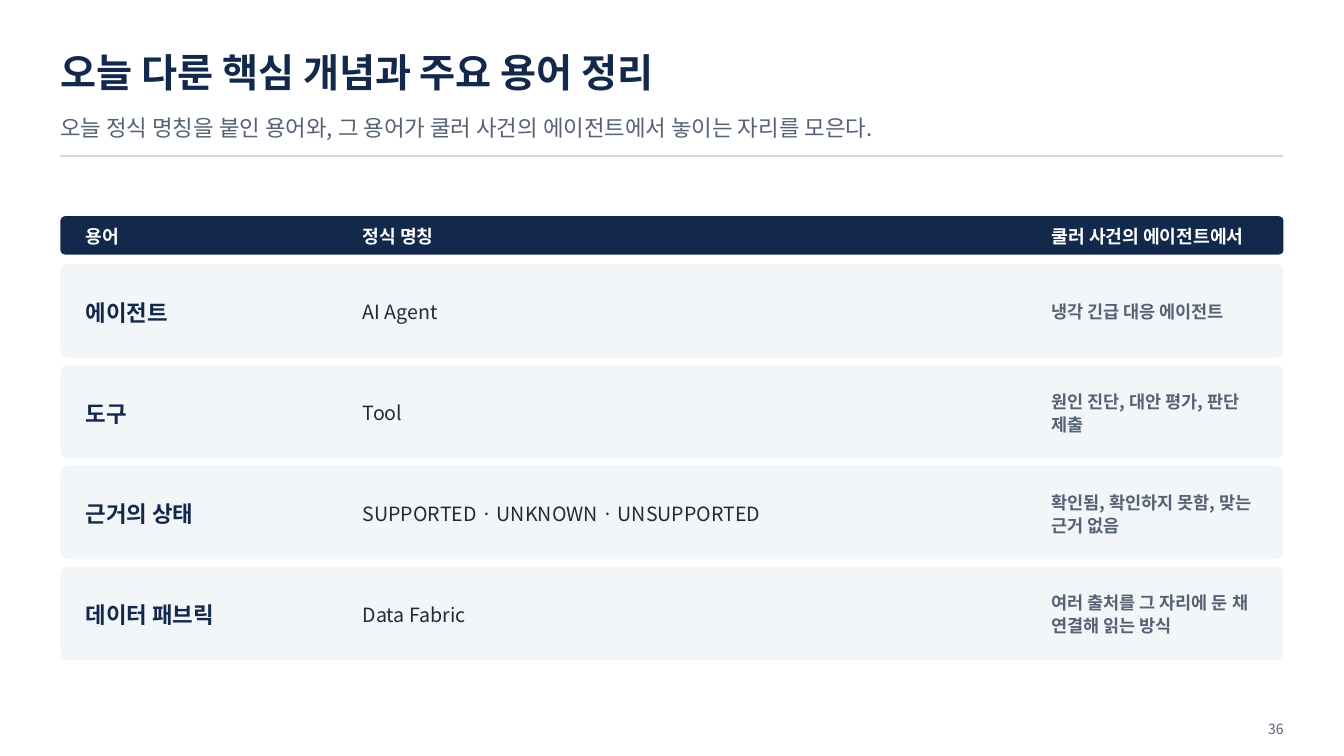
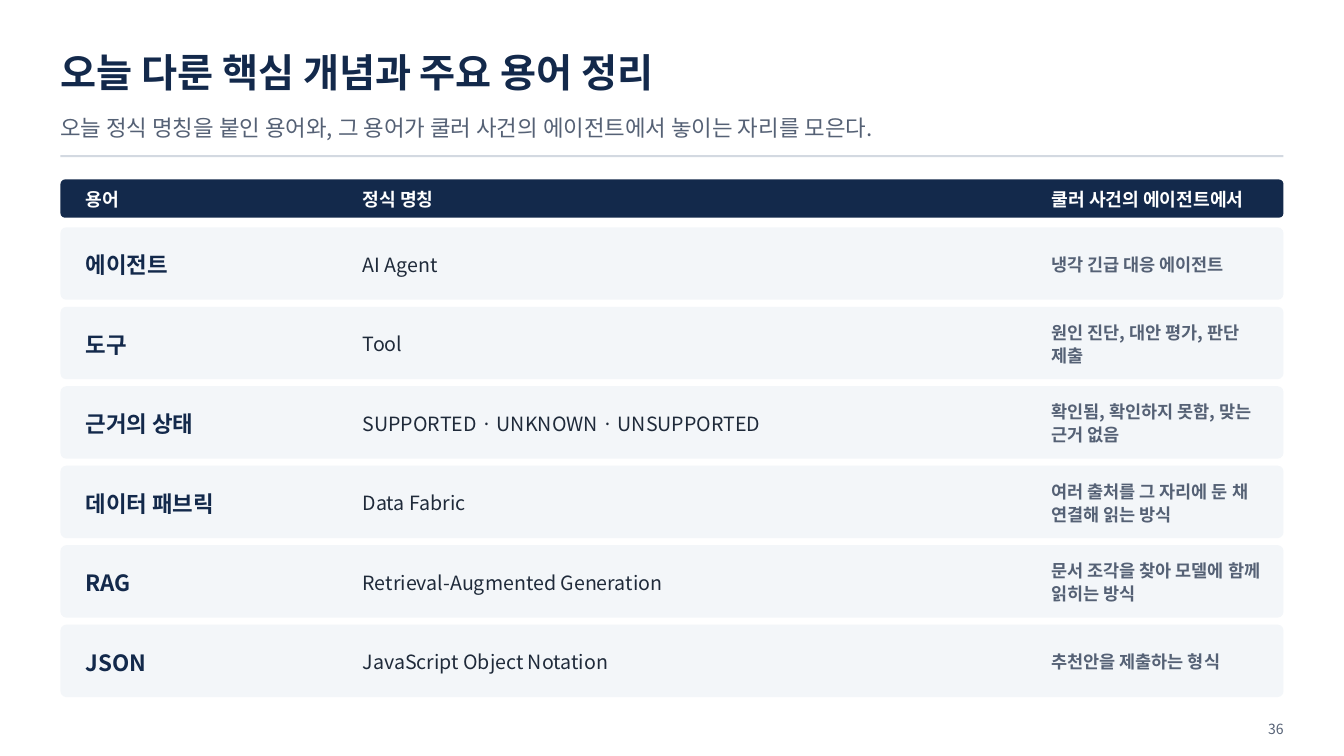
Before and after one commit to uengine-oss/hyd-iot-edu, a slide deck: slide 36 of docs/교재/실전반_오프라인/04회차/실전반_오프라인_04회차.pptx. Drawn at 1344x756 pixels with LibreOffice and Linux fonts; fonts in the diff are those of the drawing. Boxes give left, top, right and bottom in pixels: in the first picture for what was removed or moved away, otherwise in the second. Text is boxed around its words. In the diff, an @@ line names an element or a change of style, - is before the commit and + after.

```diff
--- a/docs/교재/실전반_오프라인/04회차/실전반_오프라인_04회차.pptx
+++ b/docs/교재/실전반_오프라인/04회차/실전반_오프라인_04회차.pptx
@@ 3 texts, 1 rounded rectangle: place and size @@
-3 texts, 1 rounded rectangle at (60,216,1284,254)
+3 texts, 1 rounded rectangle at (60,179,1284,218)
@@ rounded rectangle: place and size @@
-rounded rectangle at (60,264,1284,358)
+rounded rectangle at (60,227,1284,299)
@@ text "에이전트": place and size @@
-text "에이전트" at (86,302,168,323)
+text "에이전트" at (86,254,168,275)
@@ text "AI Agent": place and size @@
-text "AI Agent" at (363,304,438,324)
+text "AI Agent" at (363,257,438,277)
@@ text "냉각 긴급 대응 에이전트": place and size @@
-text "냉각 긴급 대응 에이전트" at (1051,303,1224,320)
+text "냉각 긴급 대응 에이전트" at (1051,256,1224,273)
@@ rounded rectangle: place and size @@
-rounded rectangle at (60,365,1284,459)
+rounded rectangle at (60,307,1284,379)
@@ text "도구": place and size @@
-text "도구" at (86,404,127,424)
+text "도구" at (86,335,127,355)
@@ text "Tool": place and size @@
-text "Tool" at (363,404,403,421)
+text "Tool" at (363,335,403,352)
@@ text "원인 진단, 대안 평가, 판단 ...": place and size @@
-text "원인 진단, 대안 평가, 판단 ..." at (1051,393,1239,433)
+text "원인 진단, 대안 평가, 판단 ..." at (1051,324,1239,364)
@@ rounded rectangle: place and size @@
-rounded rectangle at (60,466,1284,560)
+rounded rectangle at (60,386,1284,459)
@@ text "근거의 상태": place and size @@
-text "근거의 상태" at (86,503,193,524)
+text "근거의 상태" at (86,413,193,434)
@@ text "SUPPORTED · UNKNOWN · UNSUPPORTED": place and size @@
-text "SUPPORTED · UNKNOWN · UNSUPPORTED" at (363,506,761,522)
+text "SUPPORTED · UNKNOWN · UNSUPPORTED" at (363,416,761,432)
@@ text "확인됨, 확인하지 못함, 맞는 근거 ...": place and size @@
-text "확인됨, 확인하지 못함, 맞는 근거 ..." at (1051,494,1251,534)
+text "확인됨, 확인하지 못함, 맞는 근거 ..." at (1051,403,1251,443)
@@ rounded rectangle: place and size @@
-rounded rectangle at (60,567,1284,660)
+rounded rectangle at (60,466,1284,538)
@@ text "데이터 패브릭": place and size @@
-text "데이터 패브릭" at (86,604,214,625)
+text "데이터 패브릭" at (86,493,214,514)
@@ text "Data Fabric": place and size @@
-text "Data Fabric" at (363,606,465,623)
+text "Data Fabric" at (363,494,465,511)
@@ text "여러 출처를 그 자리에 둔 ...": place and size @@
-text "여러 출처를 그 자리에 둔 ..." at (1051,594,1248,634)
+text "여러 출처를 그 자리에 둔 ..." at (1051,483,1248,523)
@@ rounded rectangle added at (60,545,1284,618), fill #F3F6F9 @@
@@ text added at (1051,562,1260,602), 12.5 pt, text #556175, bold @@
+문서 조각을 찾아 모델에 함께 읽히는 방식
@@ text added at (86,574,131,592), 16 pt, text #13294B, bold @@
+RAG
@@ text added at (363,574,663,595), 14 pt, text #1F2A3A @@
+Retrieval-Augmented Generation
@@ rounded rectangle added at (60,625,1284,698), fill #F3F6F9 @@
@@ text added at (86,654,147,672), 16 pt, text #13294B, bold @@
+JSON
@@ text added at (363,653,608,674), 14 pt, text #1F2A3A @@
+JavaScript Object Notation
@@ text added at (1051,653,1220,670), 12.5 pt, text #556175, bold @@
+추천안을 제출하는 형식
```
Also in this commit, not shown: 2 other slides changed, 31 other files.
